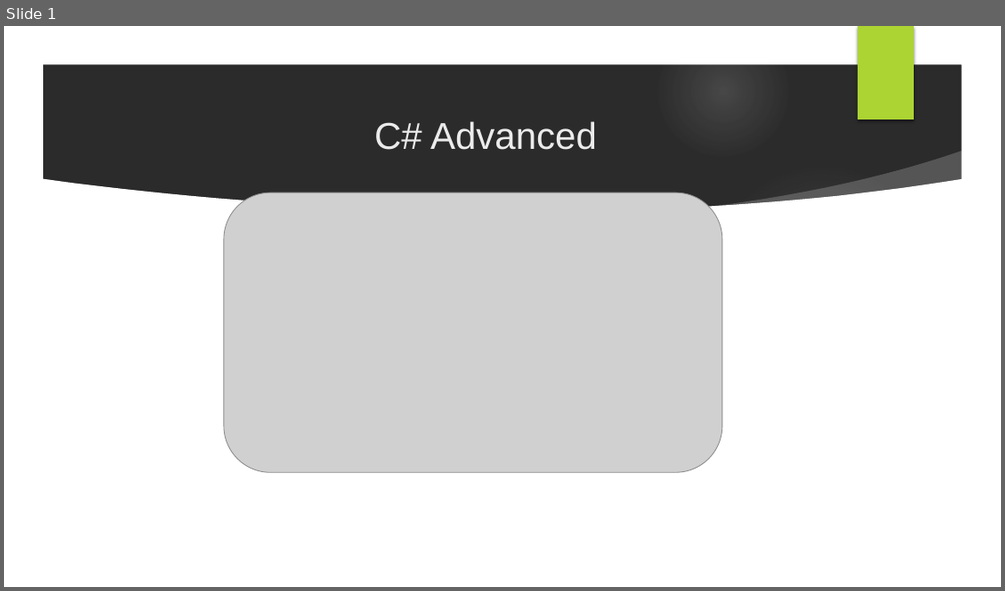
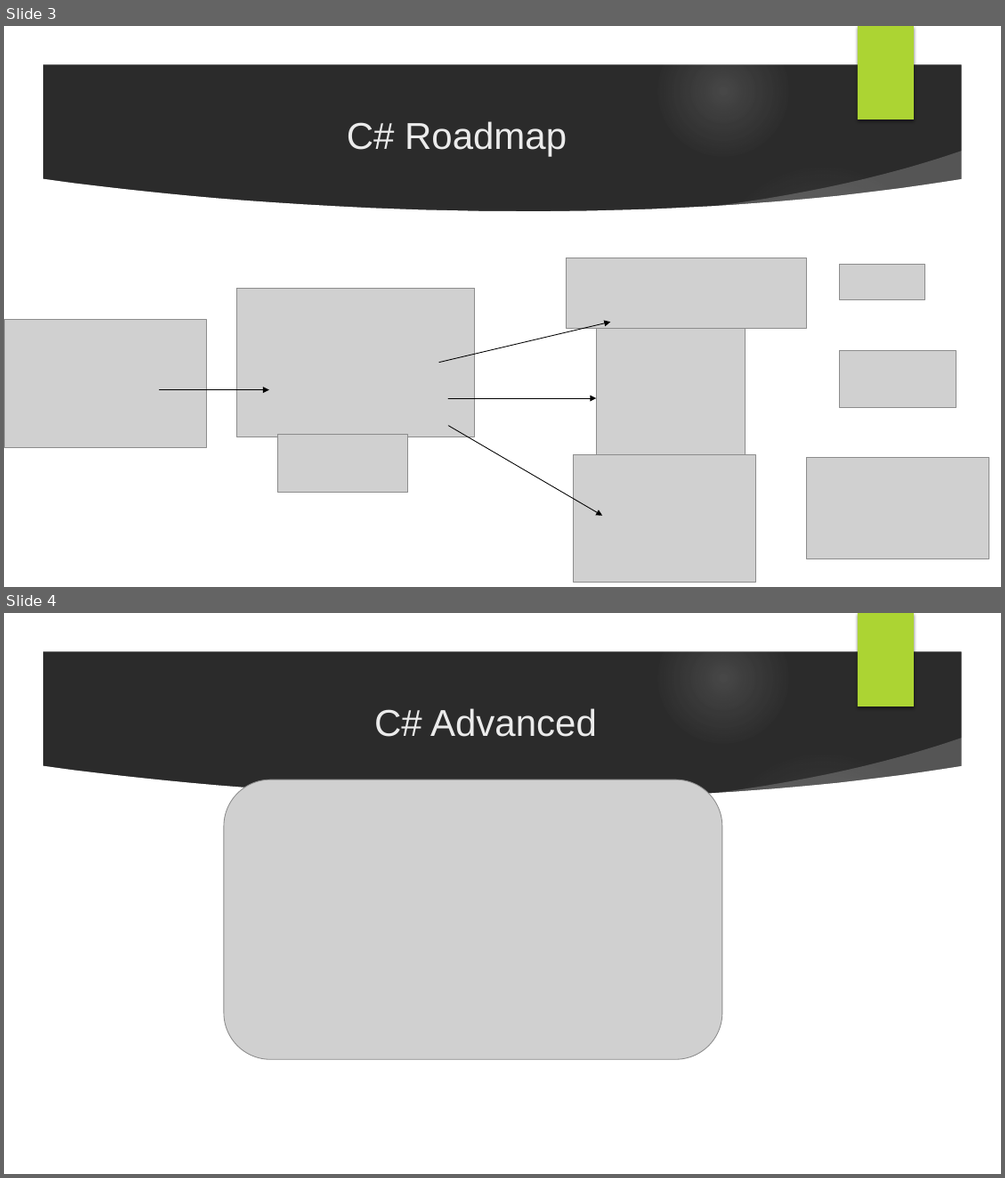
Before and after one commit to velizar92/CSharp-Programming-Presentations, a slide deck: C# Advanced.pptx. Shown one above the other, each under a label of ours: slide 1 before the commit, slides 3 and 4 after it. The pictures are 1005x591 and 1005x1178 pixels, drawn with LibreOffice and Linux fonts; fonts in the diff are those of the drawing; grey boxes stand for pictures; background and template pictures are left out; a plain dark background stands for a picture behind light text. Boxes give left, top, right and bottom in pixels: in the first picture for what was removed or moved away, otherwise in the second. Text is boxed around its words. In the diff, an @@ line names an element or a change of style, - is before the commit and + after.

```diff
--- a/C# Advanced.pptx
+++ b/C# Advanced.pptx
@@ slide 3 added at [4, 26, 1001, 587], background picture (left out); not listed: 7 template elements that a slide beside it also shows @@
@@ freeform shape added at [4, 26, 1001, 587], fill #FFFFFF @@
@@ rectangle added at [858, 26, 914, 119], fill #ACD433 @@
@@ title added at [347, 121, 566, 157], 36 pt, text #EBEBEB @@
+C# Roadmap
@@ picture added at [566, 257, 807, 329] @@
@@ picture added at [840, 264, 924, 299] @@
@@ picture added at [237, 288, 475, 436] @@
@@ picture added at [4, 320, 207, 448] @@
@@ arrow added from (439, 362) to (610, 322), #000000 0.75 pt @@
@@ picture added at [596, 322, 745, 471] @@
@@ picture added at [840, 350, 955, 408] @@
@@ arrow added from (160, 389) to (269, 389), #000000 0.75 pt @@
@@ arrow added from (448, 398) to (596, 398), #000000 0.75 pt @@
@@ arrow added from (448, 426) to (602, 516), #000000 0.75 pt @@
@@ picture added at [278, 435, 408, 491] @@
@@ picture added at [574, 454, 755, 582] @@
@@ picture added at [807, 458, 989, 558] @@
@@ what was slide 1 is now slide 4 @@
```
Also in this commit, not shown: 13 other slides added.
